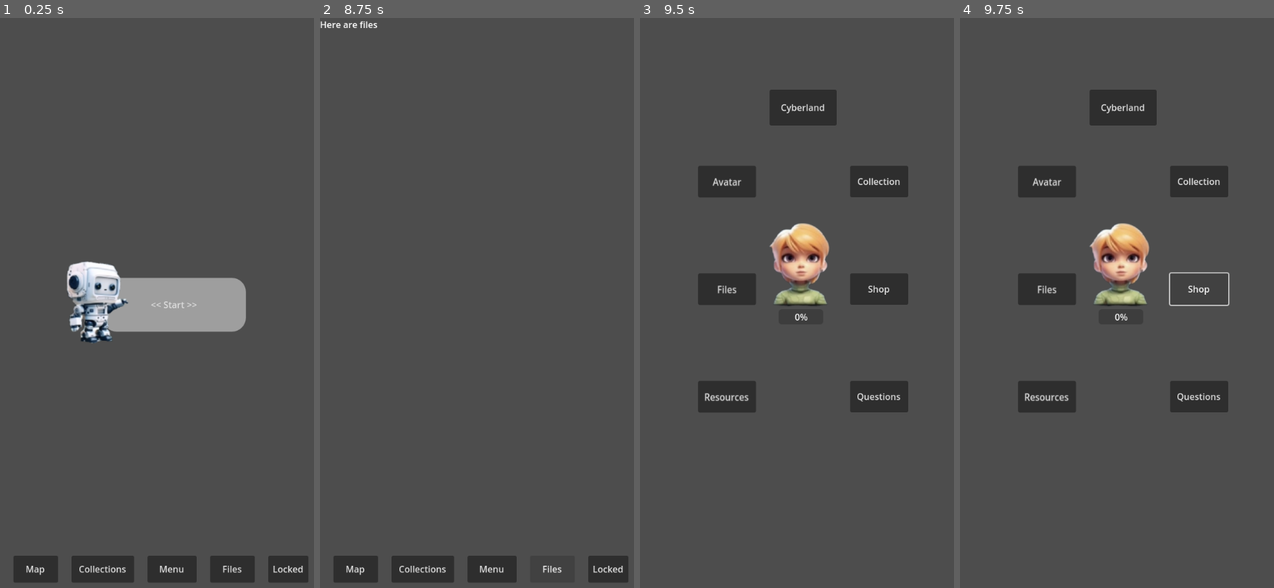
Above: before the commit, frames 1-4 (left to right).
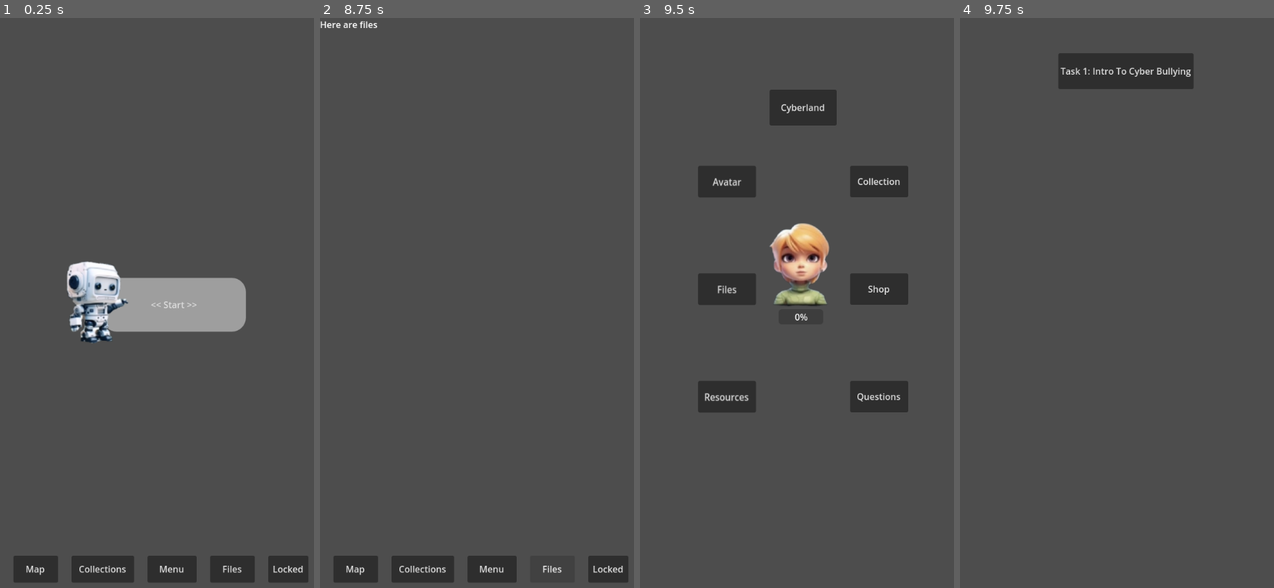
Above: after the commit, the same moments.

Repository: eyubious/cyberland-godot
Game: Godot game, scene res://start_seq/start_page.tscn
Two runs of this game, one before a commit and one after it. Both use one fixed random seed, a clock stepped at 60 frames per second and the inputs below. Video files are missing from this copy of the repository; at most half a second of black plays in their place.
Inputs:
- Up to frame 1 (0.25 s): no input
- Up to frame 2 (8.75 s): click "Map" at 0.5 s; click "Map" at 1.25 s; click "Menu" at 2 s; click "Cyberland" at 2.75 s; click "Locked" at 3.5 s; click "Files" at 4.25 s; click "Map" at 5 s; click "Collections" at 5.75 s; click "Map" at 6.5 s; click "Map" at 7.25 s; click "Files" at 8 s
- Up to frame 3 (9.5 s): click "Menu" at 8.75 s
- Up to frame 4 (9.75 s): click "Shop" at 9.5 s

Frames 1-3 are identical in both runs. In frame 4, 11% of the frame differs, in the area x 18-86%, y 6-70%.

Commit message:
was able to get video to play

Diff:
--- a/main_menu.gd
+++ b/main_menu.gd
@@ -17,7 +17,7 @@
 	get_tree().change_scene_to_file("res://collections.tscn")
 
 func _on_shop_btn_pressed():
-	get_tree().change_scene_to_file("")
+	get_tree().change_scene_to_file("res://task1.tscn")
 
 func _on_questions_btn_pressed():
 	get_tree().change_scene_to_file("")
--- a/start_seq/start_page.gd
+++ b/start_seq/start_page.gd
@@ -10,6 +10,5 @@
 func _process(delta):
 	pass
 
-
 func _on_start_btn_pressed():
 	get_tree().change_scene_to_file("res://main_menu.tscn")
--- /dev/null
+++ b/task1.gd
@@ -0,0 +1,11 @@
+extends Node2D
+
+
+# Called when the node enters the scene tree for the first time.
+func _ready():
+	pass # Replace with function body.
+
+
+# Called every frame. 'delta' is the elapsed time since the previous frame.
+func _process(delta):
+	pass
--- /dev/null
+++ b/task1.tscn
@@ -0,0 +1,28 @@
+[gd_scene load_steps=3 format=3 uid="uid://dedxpp5gwpgve"]
+
+[ext_resource type="Script" path="res://task1.gd" id="1_goeqj"]
+[ext_resource type="VideoStream" path="res://Images/videoforgame.ogv" id="1_idbem"]
+
+[node name="Node2D" type="Node2D"]
+position = Vector2(-1, 2)
+script = ExtResource("1_goeqj")
+metadata/_edit_horizontal_guides_ = [14208.0]
+metadata/_edit_vertical_guides_ = []
+
+[node name="MapBtn" type="Button" parent="."]
+offset_left = 177.0
+offset_top = 61.0
+offset_right = 419.0
+offset_bottom = 125.0
+text = "Task 1: Intro To Cyber Bullying"
+
+[node name="VideoStreamPlayer" type="VideoStreamPlayer" parent="MapBtn"]
+layout_mode = 0
+offset_left = -127.0
+offset_top = 104.0
+offset_right = 721.0
+offset_bottom = 584.0
+scale = Vector2(0.578471, 0.876942)
+stream = ExtResource("1_idbem")
+autoplay = true
+expand = true
Not shown: 1 places in start_seq/start_page.tscn that only renumber resources
Not shown, added: Images/videoforgame.ogv
Not shown, added: vid839E.tmp
